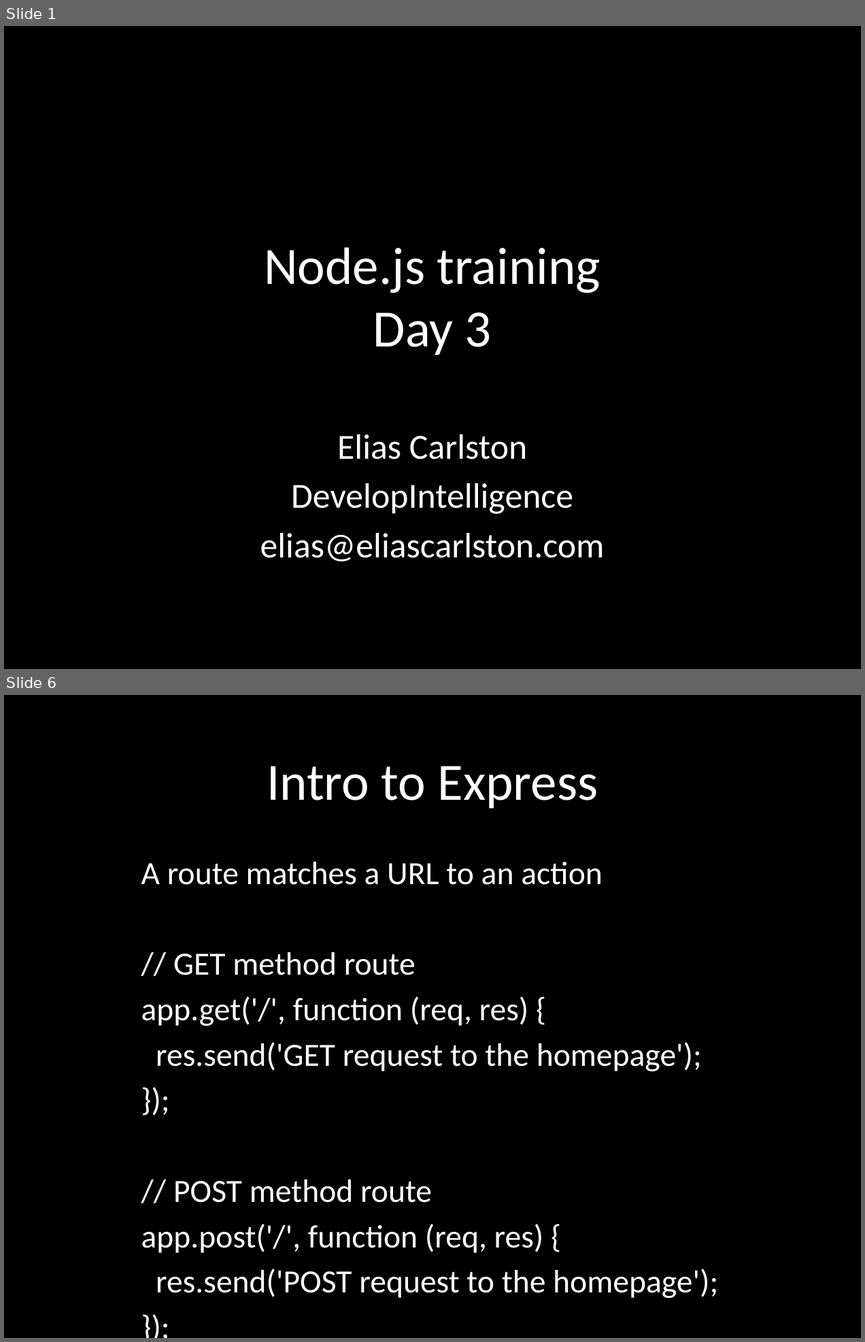
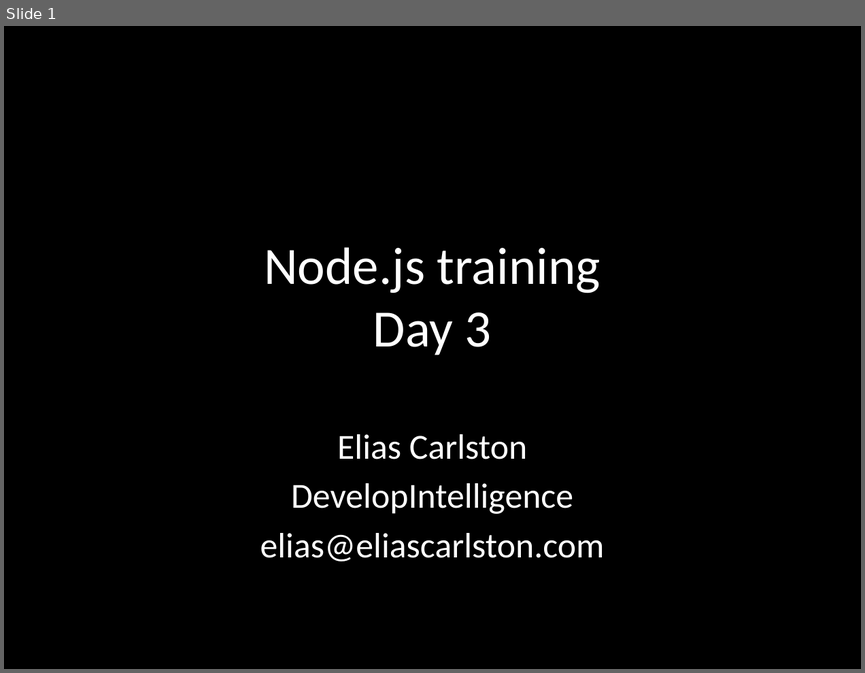
Before and after one commit to eliasjames/training-node, a slide deck: slides/Node Slides Day 3.pptx. Shown one above the other, each under a label of ours: slides 1 and 6 before the commit, slide 1 after it; the slides between them are not shown. The pictures are 865x1342 and 865x673 pixels, drawn with LibreOffice and Linux fonts; fonts in the diff are those of the drawing. Boxes give left, top, right and bottom in pixels: in the first picture for what was removed or moved away, otherwise in the second. Text is boxed around its words. In the diff, an @@ line names an element or a change of style, - is before the commit and + after.

```diff
--- a/slides/Node Slides Day 3.pptx
+++ b/slides/Node Slides Day 3.pptx
@@ slide 6 removed at <box>4,695,861,1338</box>, background #000000 @@
@@ title removed at <box>266,766,598,809</box> @@
-Intro to Express
@@ subtitle removed at <box>141,862,718,1298</box> @@
-A route matches a URL to an action
-// GET method route
-app.get('/', function (req, res) {
-res.send('GET request to the homepage');
-});
-// POST method route
-app.post('/', function (req, res) {
-res.send('POST request to the homepage');
-});
```
Also in this commit, not shown: 3 slides changed, 3 slides added, 2 other slides removed.
